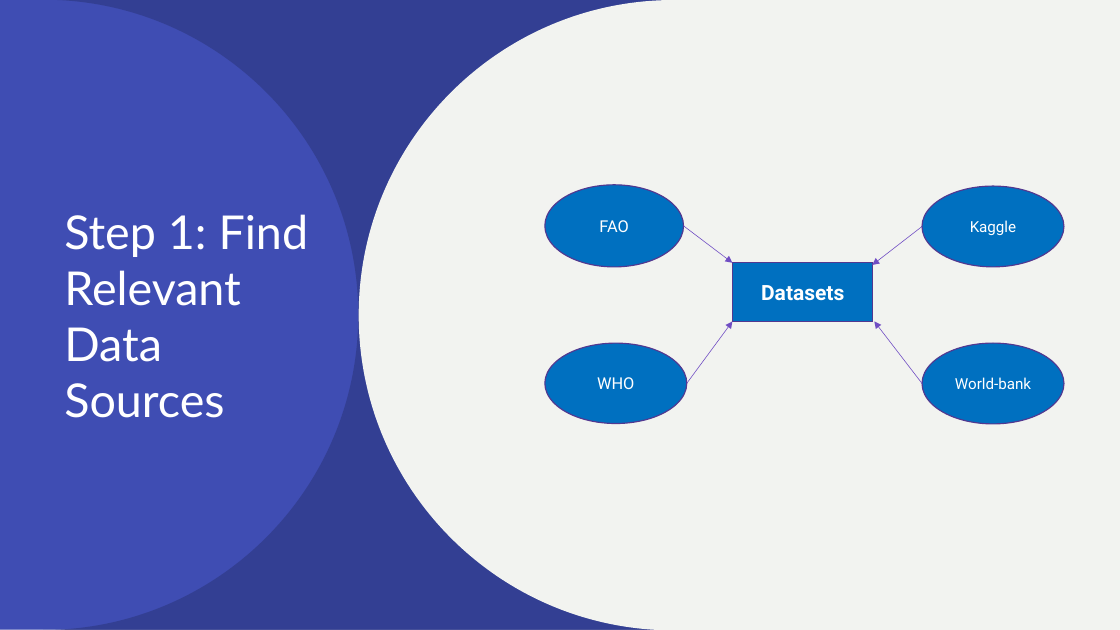
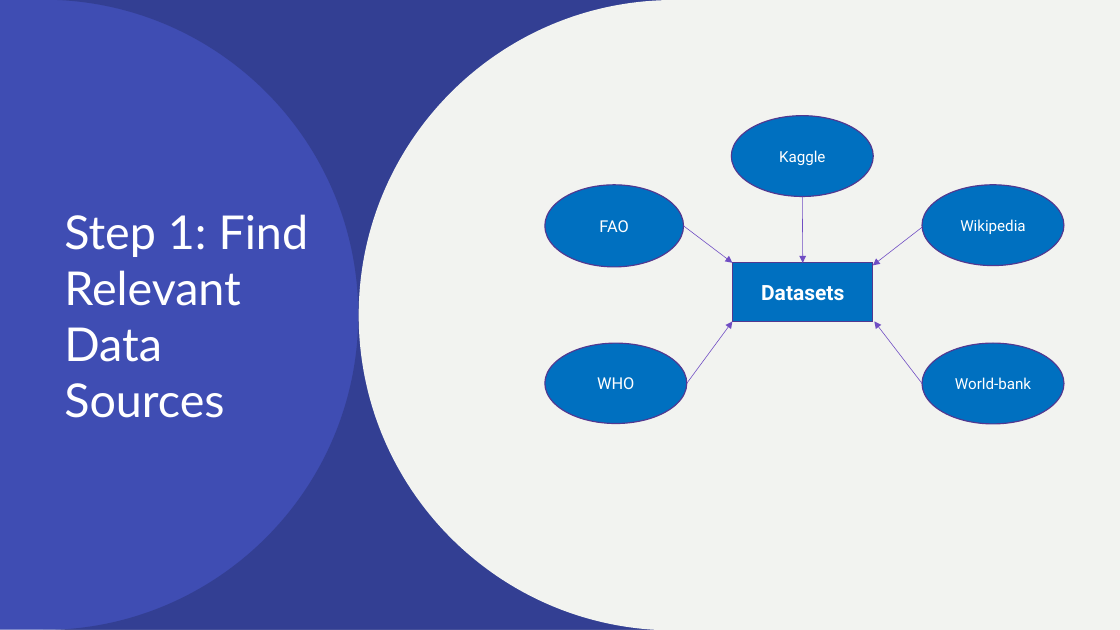
Before and after one commit to cecileung1208/Project_2_ETL, a slide deck: slide 5 of ETL Project Write-up.pptx. Drawn at 1120x630 pixels with LibreOffice and Linux fonts; fonts in the diff are those of the drawing. Boxes give left, top, right and bottom in pixels: in the first picture for what was removed or moved away, otherwise in the second. Text is boxed around its words. In the diff, an @@ line names an element or a change of style, - is before the commit and + after.

Commit message:
update

```diff
--- a/ETL Project Write-up.pptx
+++ b/ETL Project Write-up.pptx
@@ ellipse "Kaggle": place and size @@
-ellipse "Kaggle" at [923, 187, 1065, 267]
+ellipse "Kaggle" at [732, 116, 874, 197]
@@ arrow added from (802, 197) to (803, 263), #704DC3 0.5 pt @@
@@ ellipse added at [923, 185, 1065, 266], fill #0070C0, outline #533990 1 pt, 13 pt, text #FFFFFF @@
+Wikipedia
```
